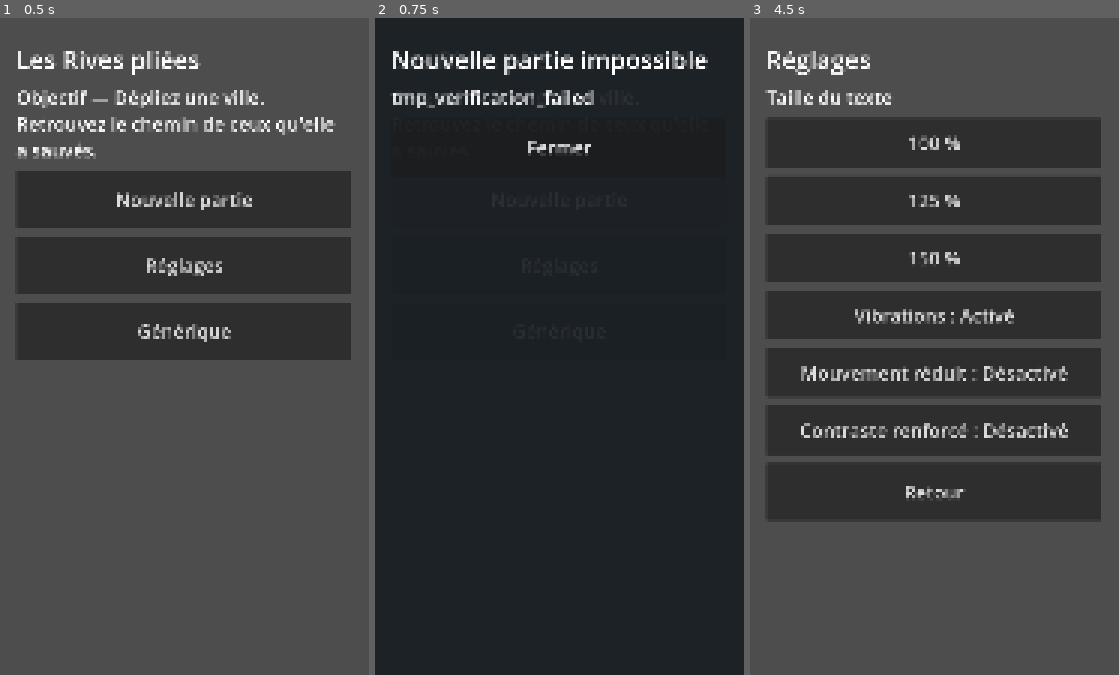
Above: before the commit, frames 1-3 (left to right).
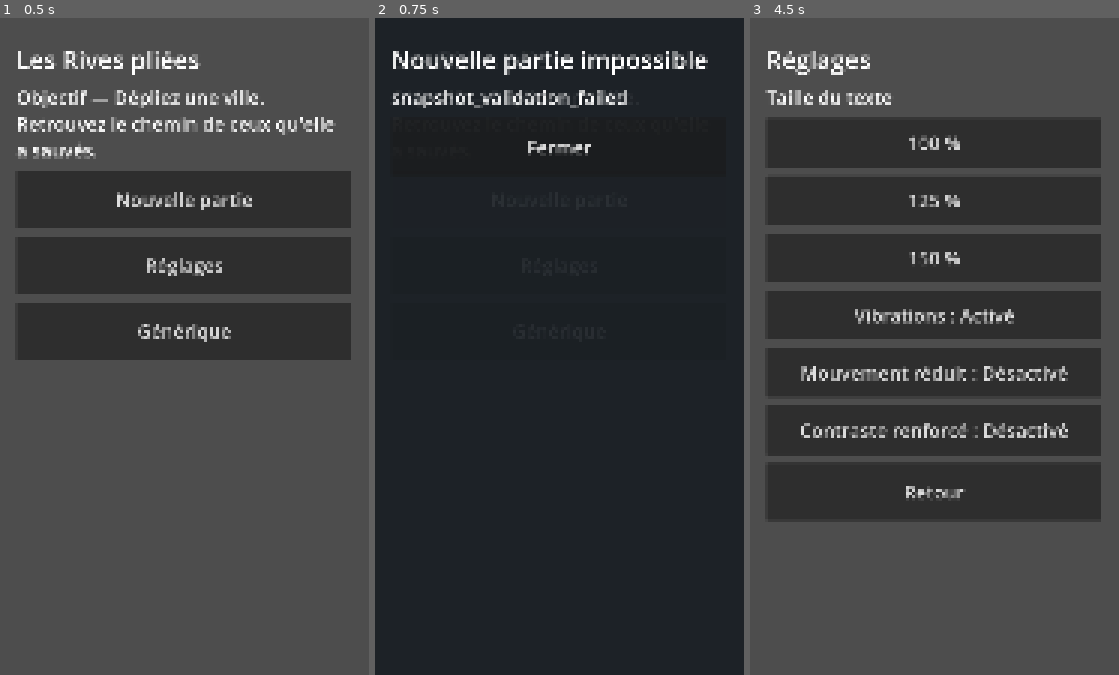
Above: after the commit, the same moments.

Repository: ln549283/project_4
Game: Godot game, scene res://scenes/boot.tscn
Same seed, same stepped clock (60 frames per second), same inputs: the game is played once before the commit and once after it.
Inputs:
- Up to frame 1 (0.5 s): no input
- Up to frame 2 (0.75 s): click "Nouvelle partie" at 0.5 s
- Up to frame 3 (4.5 s): click "Nouvelle partie" at 1.25 s; click "Réglages" at 2 s; click "Générique" at 2.75 s; click "Fermer" at 3.5 s; click "Réglages" at 4.25 s

Frame 1 is identical in both runs. In frame 2, 1.0% of the frame differs, in the area x 4-69%, y 10-14%; in frame 3, nothing differs.

Commit message:
Expose save slot validation failures

Diff:
--- a/src/core/save_service.gd
+++ b/src/core/save_service.gd
@@ -70,6 +70,9 @@
 	payload["content_version"] = CONTENT_VERSION
 	payload["generation"] = generation
 	payload["saved_at_utc"] = Time.get_datetime_string_from_system(true, true)
+	var payload_validation := validate_snapshot(payload)
+	if not payload_validation.get("ok", false):
+		return {"ok": false, "error": "snapshot_validation_failed", "reason": payload_validation.get("error", "state"), "generation": generation}
 	var envelope := make_envelope(payload)
 	var target_path := str(target["path"])
 	var tmp_path := target_path + ".tmp"
@@ -81,7 +84,12 @@
 
 	var verify_tmp := _read_slot(tmp_path)
 	if verify_tmp.get("status") != "valid" or int(verify_tmp.get("generation", -1)) != generation:
-		return {"ok": false, "error": "tmp_verification_failed", "generation": generation}
+		return {
+			"ok": false,
+			"error": "tmp_verification_failed",
+			"generation": generation,
+			"reason": verify_tmp.get("reason", verify_tmp.get("status", "unknown")),
+		}
 	if fail_phase == "after_tmp_verify":
 		return {"ok": false, "error": "simulated_after_tmp_verify", "generation": generation}
 
